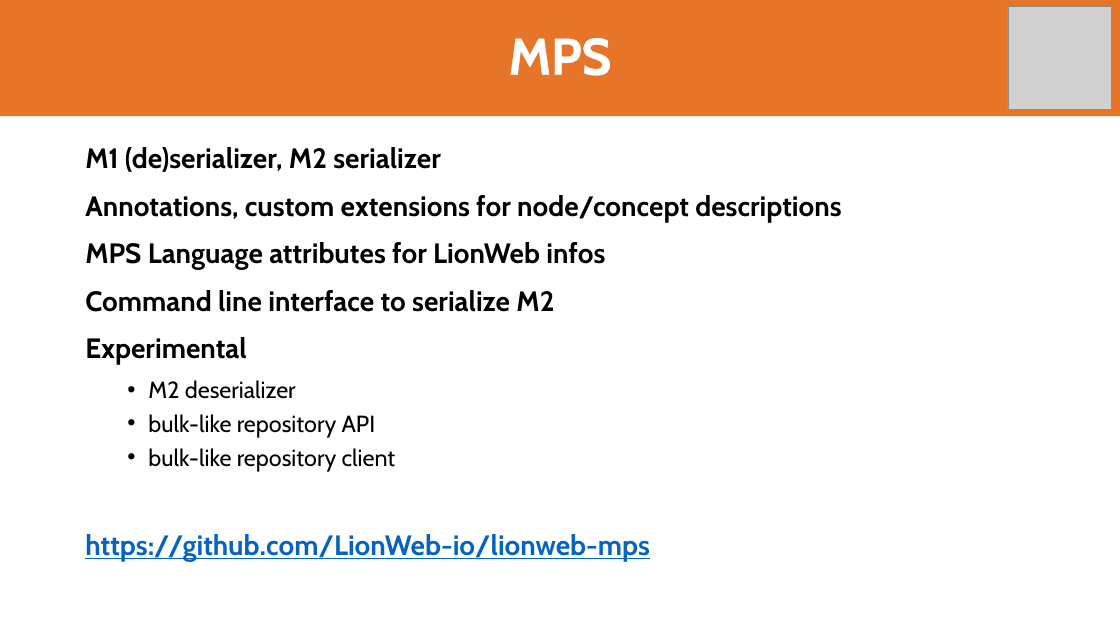
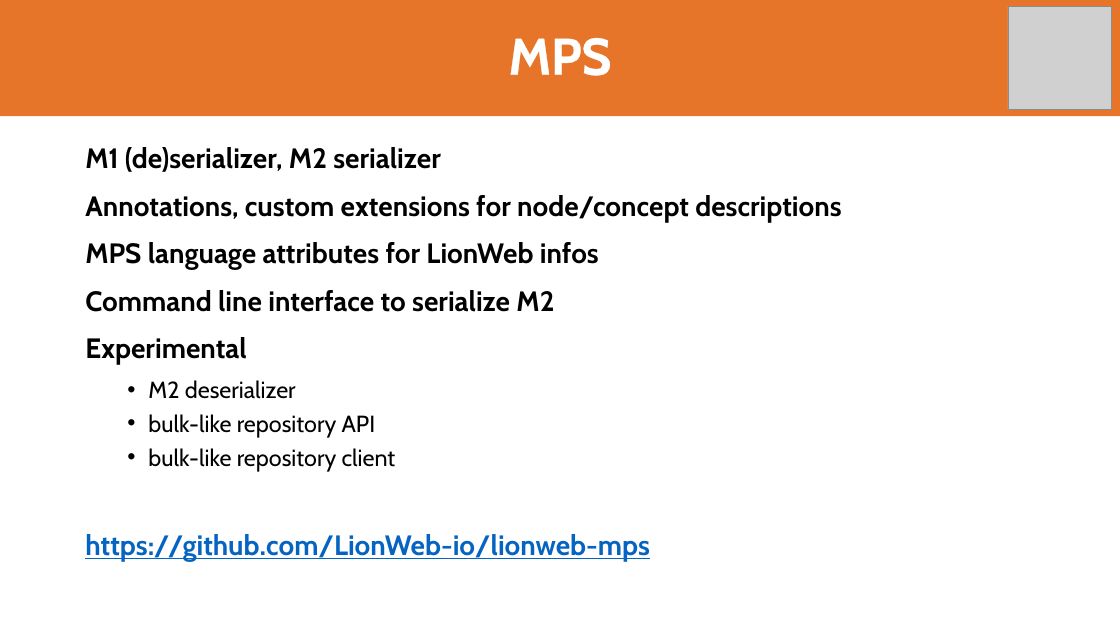
Before and after one commit to LionWeb-io/specification, a slide deck: slide 25 of resources/LangDev 2024 Talk.pptx. Drawn at 1120x630 pixels with LibreOffice and Linux fonts; fonts in the diff are those of the drawing; grey boxes stand for pictures; background and template pictures are left out. Boxes give left, top, right and bottom in pixels: in the first picture for what was removed or moved away, otherwise in the second. Text is boxed around its words. In the diff, an @@ line names an element or a change of style, - is before the commit and + after.

```diff
--- a/resources/LangDev 2024 Talk.pptx
+++ b/resources/LangDev 2024 Talk.pptx
@@ text at (x1=85, y1=242, x2=599, y2=270): text changed @@
-MPS Language attributes for LionWeb infos
+MPS language attributes for LionWeb infos
```
Also in this commit, not shown: 12 other slides changed, 1 slide added, 4 slides removed.
